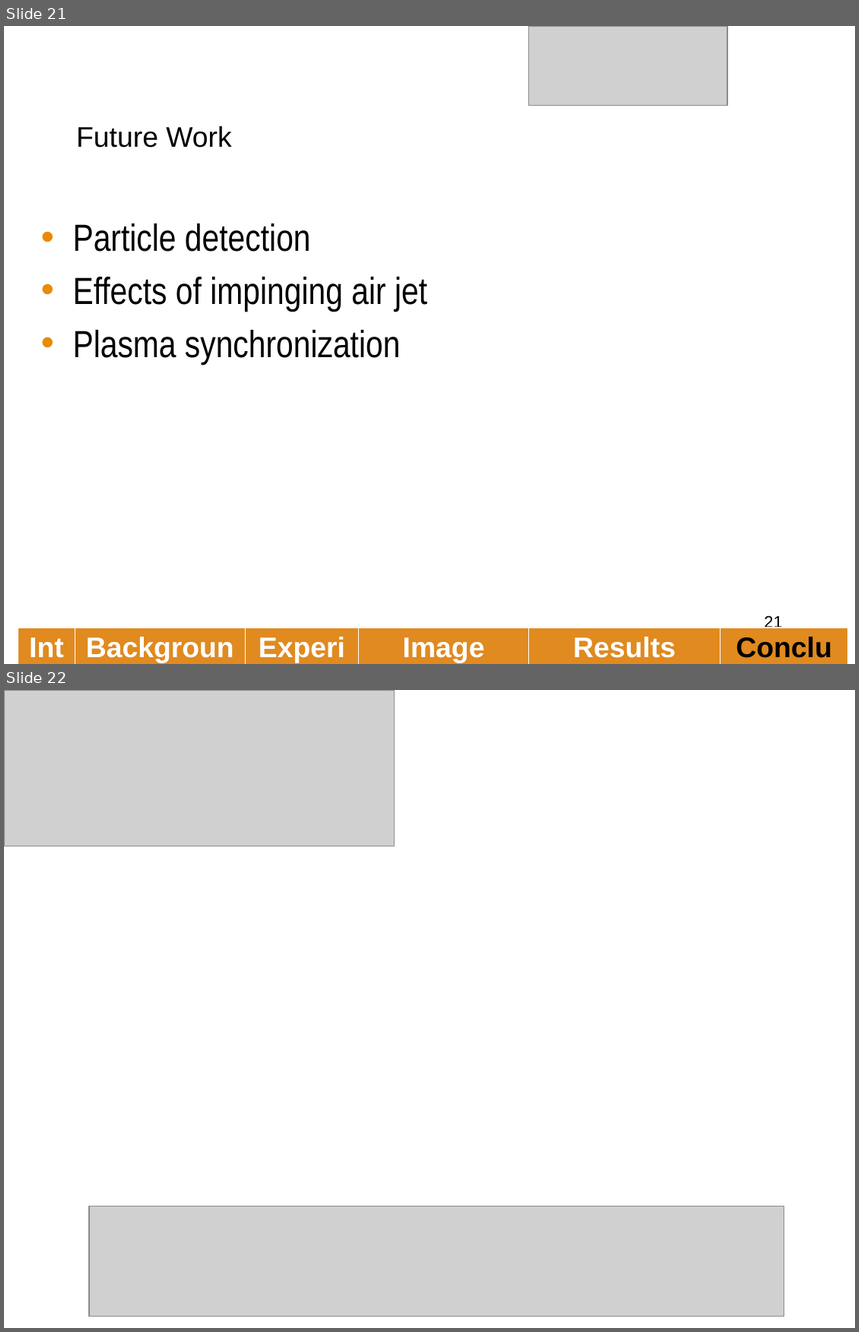
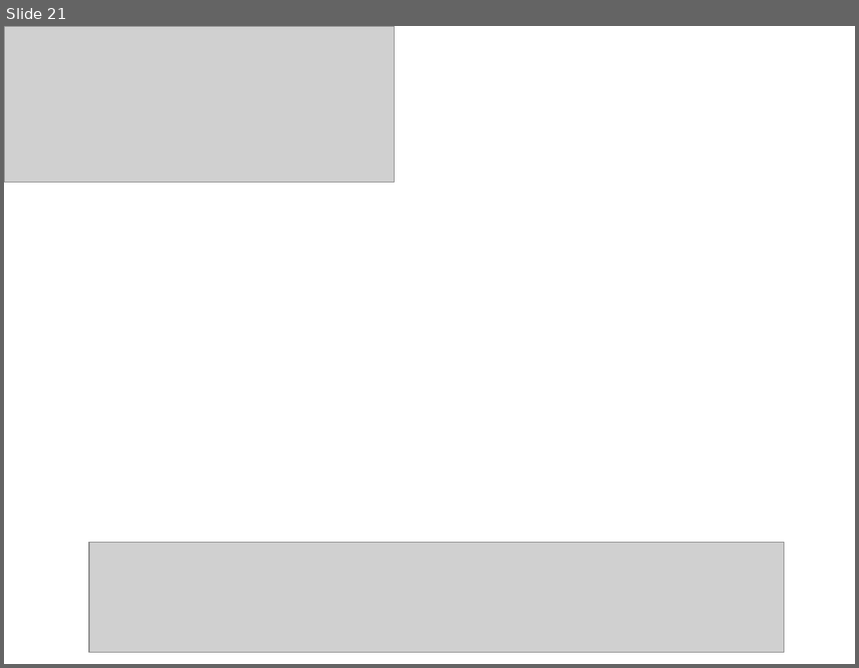
Before and after one commit to caplanda/Spark-Kernels-SciTech-Presentation, a slide deck: Spark Kernels v1.pptx. Shown one above the other, each under a label of ours: slides 21 and 22 before the commit, slide 21 after it. The pictures are 859x1332 and 859x668 pixels, drawn with LibreOffice and Linux fonts; fonts in the diff are those of the drawing; grey boxes stand for pictures; background and template pictures are left out. Boxes give left, top, right and bottom in pixels: in the first picture for what was removed or moved away, otherwise in the second. Text is boxed around its words. In the diff, an @@ line names an element or a change of style, - is before the commit and + after.

```diff
--- a/Spark Kernels v1.pptx
+++ b/Spark Kernels v1.pptx
@@ slide 21 removed at bbox=[4, 26, 855, 664], background picture (left out) @@
@@ picture removed at bbox=[529, 26, 728, 105] @@
@@ title removed at bbox=[76, 126, 231, 148] @@
-Future Work
@@ text removed at bbox=[73, 224, 427, 364] @@
-• Particle detection
-• Effects of impinging air jet
-• Plasma synchronization
@@ page number removed at bbox=[764, 616, 782, 632] @@
-21
@@ table removed at bbox=[18, 628, 848, 664], 1 rows, 6 columns @@
-Intro | Background | Experiment | Image Processing | Results | Conclusions
@@ what was slide 22 is now slide 21 @@
```
Also in this commit, not shown: 1 slide changed, 1 other file.
